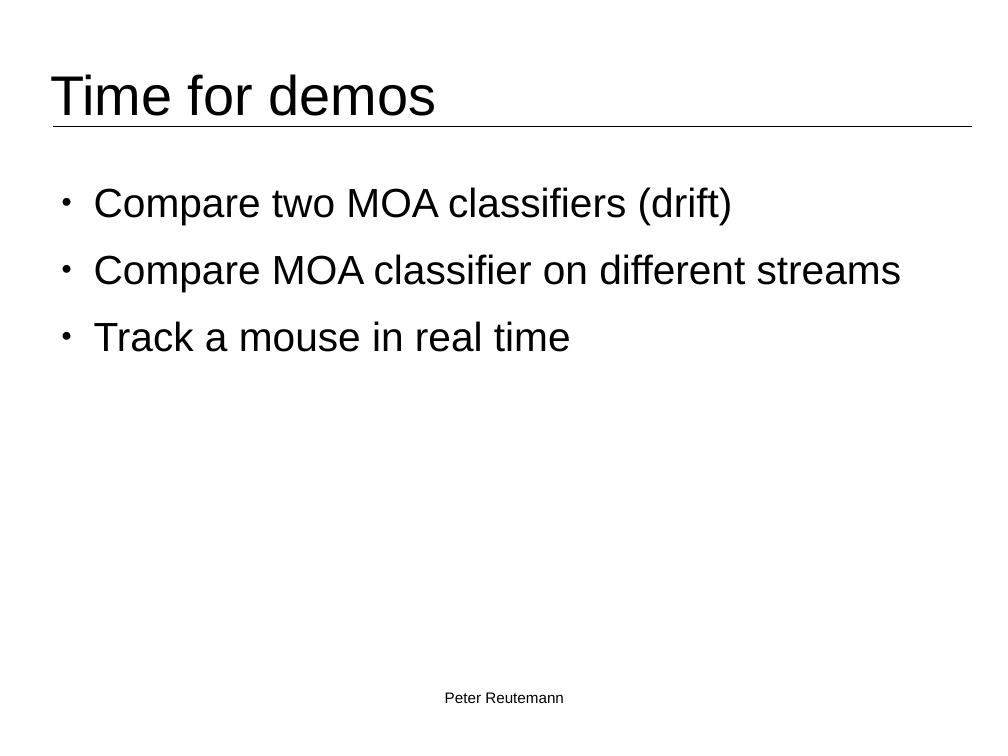
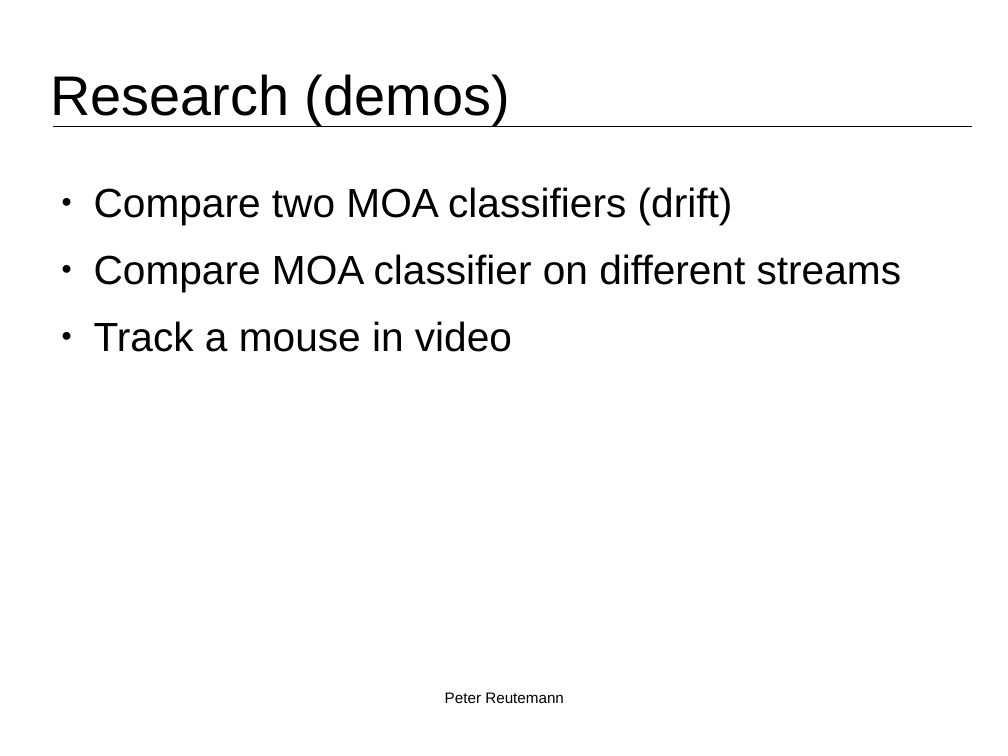
Before and after one commit to fracpete/bigmine-2015, a slide deck: slide 7 of talk/bigmine2015_reutemann.odp. Drawn at 1008x756 pixels with LibreOffice and Linux fonts; fonts in the diff are those of the drawing; background and template pictures are left out. Boxes give left, top, right and bottom in pixels: in the first picture for what was removed or moved away, otherwise in the second. Text is boxed around its words. In the diff, an @@ line names an element or a change of style, - is before the commit and + after.

```diff
--- a/talk/bigmine2015_reutemann.odp
+++ b/talk/bigmine2015_reutemann.odp
@@ title at (50,74,510,125): text changed @@
-Time for demos
+Research (demos)
@@ text at (94,321,512,352): text changed @@
-● Track a mouse in real time
+● Track a mouse in video
```
Also in this commit, not shown: 1 slide added.
